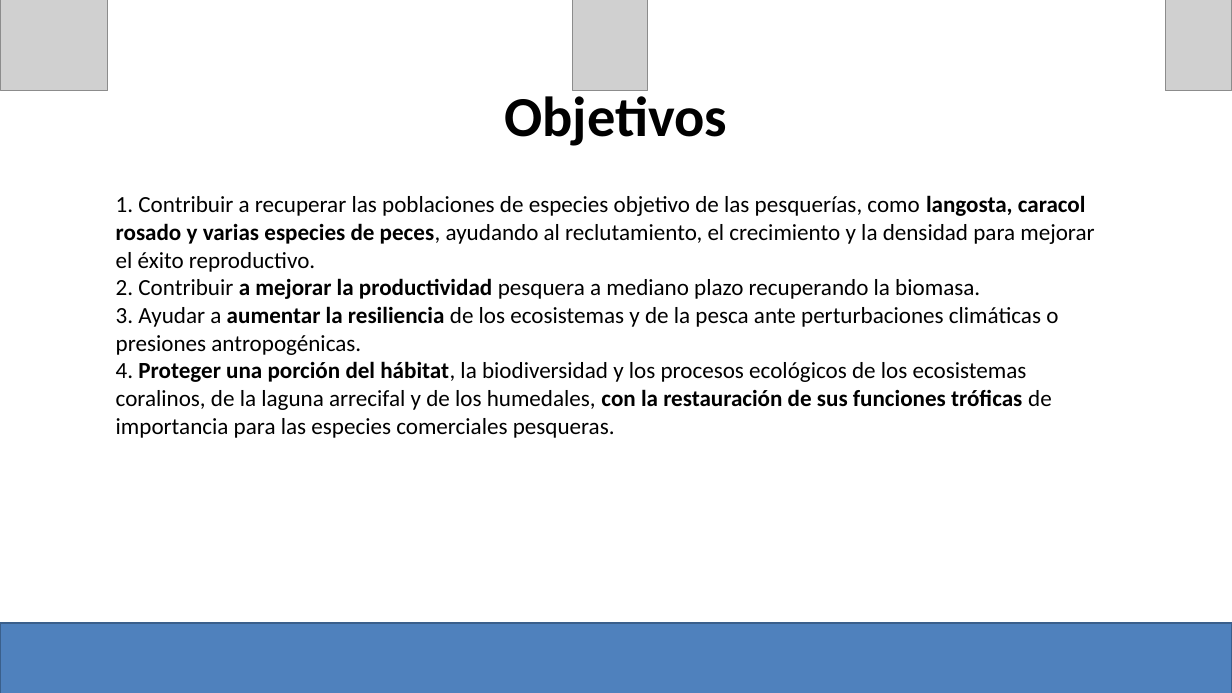
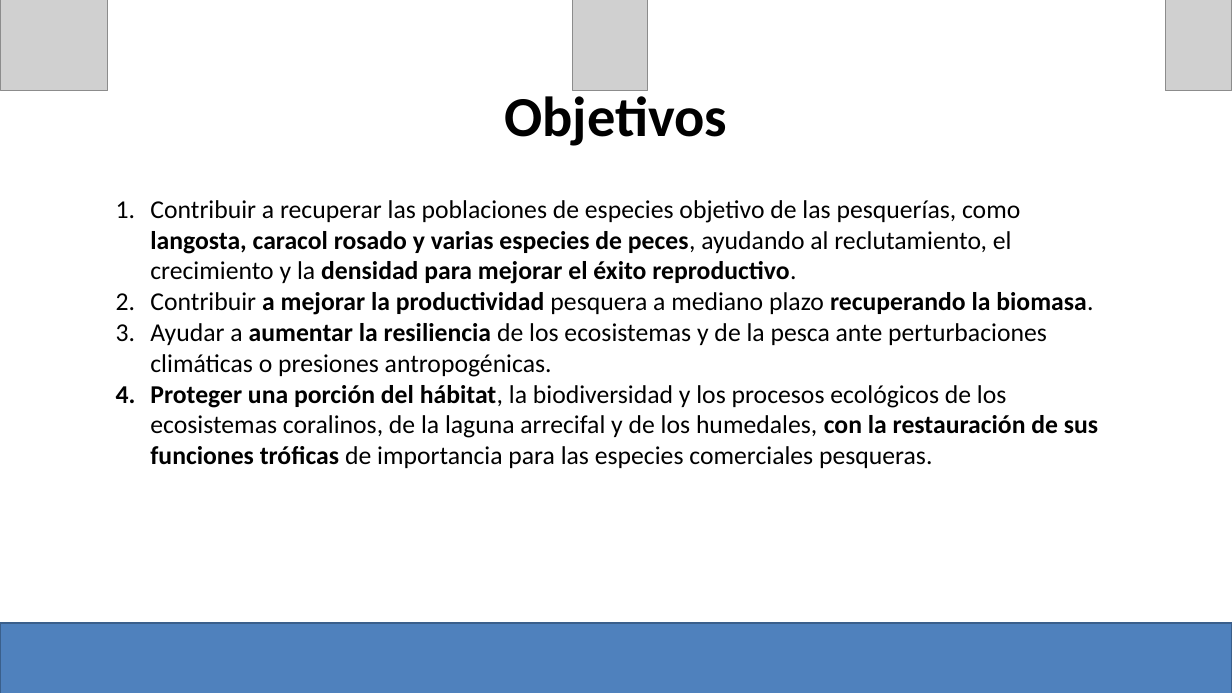
Before and after one commit to turfeffect/Docs, a slide deck: slide 12 of Presentations/Workshop in Mexico/Mexico Workshop.pptx. Drawn at 1232x693 pixels with LibreOffice and Linux fonts; fonts in the diff are those of the drawing; grey boxes stand for pictures. Boxes give left, top, right and bottom in pixels: in the first picture for what was removed or moved away, otherwise in the second. Text is boxed around its words. In the diff, an @@ line names an element or a change of style, - is before the commit and + after.

```diff
--- a/Presentations/Workshop in Mexico/Mexico Workshop.pptx
+++ b/Presentations/Workshop in Mexico/Mexico Workshop.pptx
@@ text at bbox=[150, 200, 1098, 468]: text changed; size 18 to 20 pt @@
-1. Contribuir a recuperar las poblaciones de especies objetivo de las pesquerías, como langosta, caracol rosado y varias especies de peces, ayudando al reclutamiento, el crecimiento y la densidad para mejorar el éxito reproductivo.
-2. Contribuir a mejorar la productividad pesquera a mediano plazo recuperando la biomasa.
-3. Ayudar a aumentar la resiliencia de los ecosistemas y de la pesca ante perturbaciones climáticas o presiones antropogénicas.
-4. Proteger una porción del hábitat, la biodiversidad y los procesos ecológicos de los ecosistemas coralinos, de la laguna arrecifal y de los humedales, con la restauración de sus funciones tróficas de importancia para las especies comerciales pesqueras.
+1. Contribuir a recuperar las poblaciones de especies objetivo de las pesquerías, como langosta, caracol rosado y varias especies de peces, ayudando al reclutamiento, el crecimiento y la densidad para mejorar el éxito reproductivo.
+2. Contribuir a mejorar la productividad pesquera a mediano plazo recuperando la biomasa.
+3. Ayudar a aumentar la resiliencia de los ecosistemas y de la pesca ante perturbaciones climáticas o presiones antropogénicas.
+4. Proteger una porción del hábitat, la biodiversidad y los procesos ecológicos de los ecosistemas coralinos, de la laguna arrecifal y de los humedales, con la restauración de sus funciones tróficas de importancia para las especies comerciales pesqueras.
```
Also in this commit, not shown: 7 other slides changed, 4 slides added, 4 slides removed, 1 other file.
